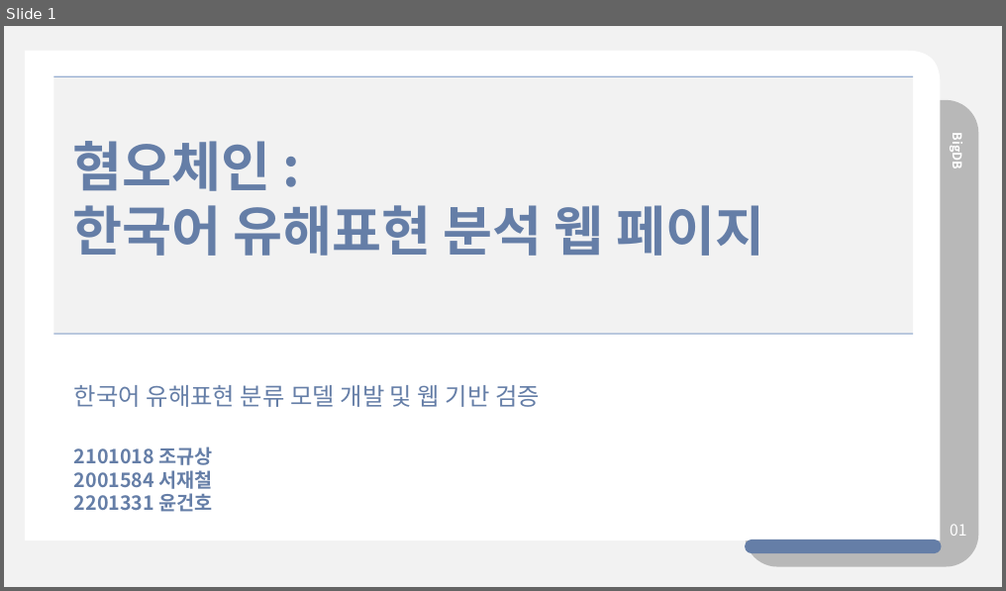
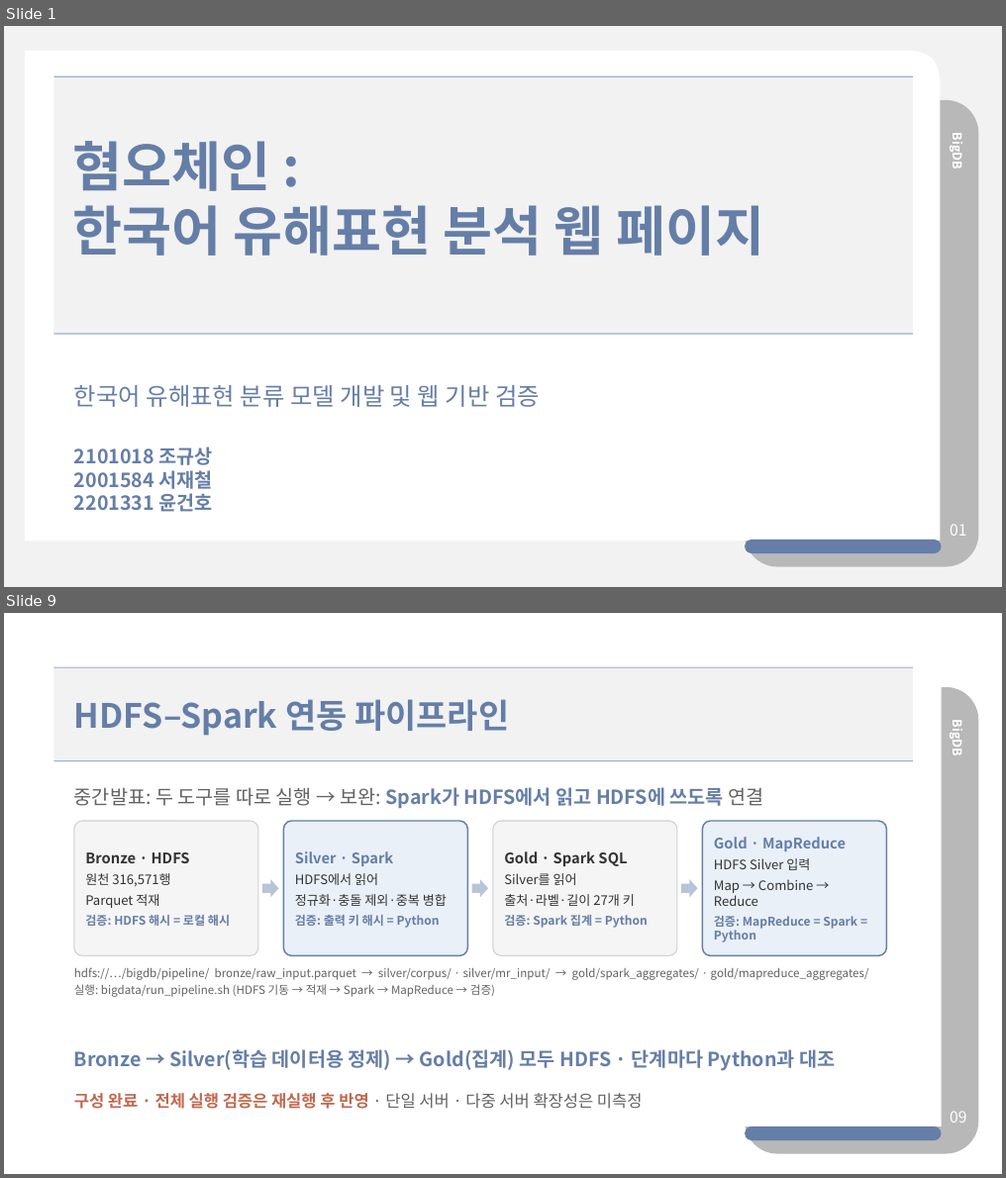
Before and after one commit to sangdelia/3-2-BigDB-Proj., a slide deck: ppts/BigDB 중간발표 - 혐오체인 (조규상,서재철,윤건호).pptx. Shown one above the other, each under a label of ours: slide 1 before the commit, slides 1 and 9 after it; the slides between them are not shown. The pictures are 1006x591 and 1006x1178 pixels, drawn with LibreOffice and Linux fonts; fonts in the diff are those of the drawing. Boxes give left, top, right and bottom in pixels: in the first picture for what was removed or moved away, otherwise in the second. Text is boxed around its words. In the diff, an @@ line names an element or a change of style, - is before the commit and + after.

```diff
--- a/ppts/BigDB 중간발표 - 혐오체인 (조규상,서재철,윤건호).pptx
+++ b/ppts/BigDB 중간발표 - 혐오체인 (조규상,서재철,윤건호).pptx
@@ slide 9 added at (4, 613, 1002, 1174), background #FFFFFF @@
@@ freeform shape added at (26, 636, 942, 1127), fill #FFFFFF @@
@@ rectangle added at (54, 667, 914, 761), fill #F2F2F2 @@
@@ line added from (54, 667) to (914, 667), #98AFD1 1.13 pt @@
@@ text added at (74, 699, 509, 736), 32.2 pt, text #657EA7, bold @@
+HDFS–Spark 연동 파이프라인
@@ rounded rectangle added at (746, 687, 979, 1155), fill #B8B8B8 @@
@@ text added at (949, 723, 967, 756), 12 pt, text #FFFFFF, bold @@
+BigDB
@@ line added from (54, 761) to (914, 761), #98AFD1 1.13 pt @@
@@ text added at (74, 787, 763, 808), 18.8 pt, text #657EA7, bold @@
+중간발표: 두 도구를 따로 실행 → 보완: Spark가 HDFS에서 읽고 HDFS에 쓰도록 연결
@@ rounded rectangle added at (74, 821, 258, 956), fill #F5F5F5, outline #D0D0D0 1 pt, 12.5 pt, text #333333, bold @@
+Bronze · HDFS
+원천 316,571행
+Parquet 적재
+검증: HDFS 해시 = 로컬 해시
@@ rounded rectangle added at (284, 821, 468, 956), fill #EAF0F8, outline #657EA7 1.4 pt, 12.5 pt, text #657EA7, bold @@
+Silver · Spark
+HDFS에서 읽어
+정규화·충돌 제외·중복 병합
+검증: 출력 키 해시 = Python
@@ rounded rectangle added at (493, 821, 677, 956), fill #F5F5F5, outline #D0D0D0 1 pt, 12.5 pt, text #333333, bold @@
+Gold · Spark SQL
+Silver를 읽어
+출처·라벨·길이 27개 키
+검증: Spark 집계 = Python
@@ rounded rectangle added at (703, 821, 887, 956), fill #EAF0F8, outline #657EA7 1.4 pt, 12.5 pt, text #657EA7, bold @@
+Gold · MapReduce
+HDFS Silver 입력
+Map → Combine → Reduce
+검증: MapReduce = Spark = Python
@@ right arrow added at (262, 879, 279, 897), fill #B8C4D8 @@
@@ right arrow added at (472, 879, 488, 897), fill #B8C4D8 @@
@@ right arrow added at (681, 879, 698, 897), fill #B8C4D8 @@
@@ text added at (74, 967, 869, 997), 11 pt, text #626262 @@
+hdfs://…/bigdb/pipeline/ bronze/raw_input.parquet → silver/corpus/ · silver/mr_input/ → gold/spark_aggregates/ · gold/mapreduce_aggregates/
+실행: bigdata/run_pipeline.sh (HDFS 기동 → 적재 → Spark → MapReduce → 검증)
@@ text added at (74, 1050, 835, 1071), 18.8 pt, text #657EA7, bold @@
+Bronze → Silver(학습 데이터용 정제) → Gold(집계) 모두 HDFS · 단계마다 Python과 대조
@@ text added at (74, 1093, 643, 1109), 15.8 pt, text #C0694F, bold @@
+구성 완료 · 전체 실행 검증은 재실행 후 반영 · 단일 서버 · 다중 서버 확장성은 미측정
@@ text added at (949, 1111, 966, 1123), 15 pt, text #FFFFFF @@
+09
@@ rounded rectangle added at (746, 1127, 942, 1141), fill #657EA7 @@
```
Also in this commit, not shown: 11 slides changed, 8 other slides added, 23 other files.
